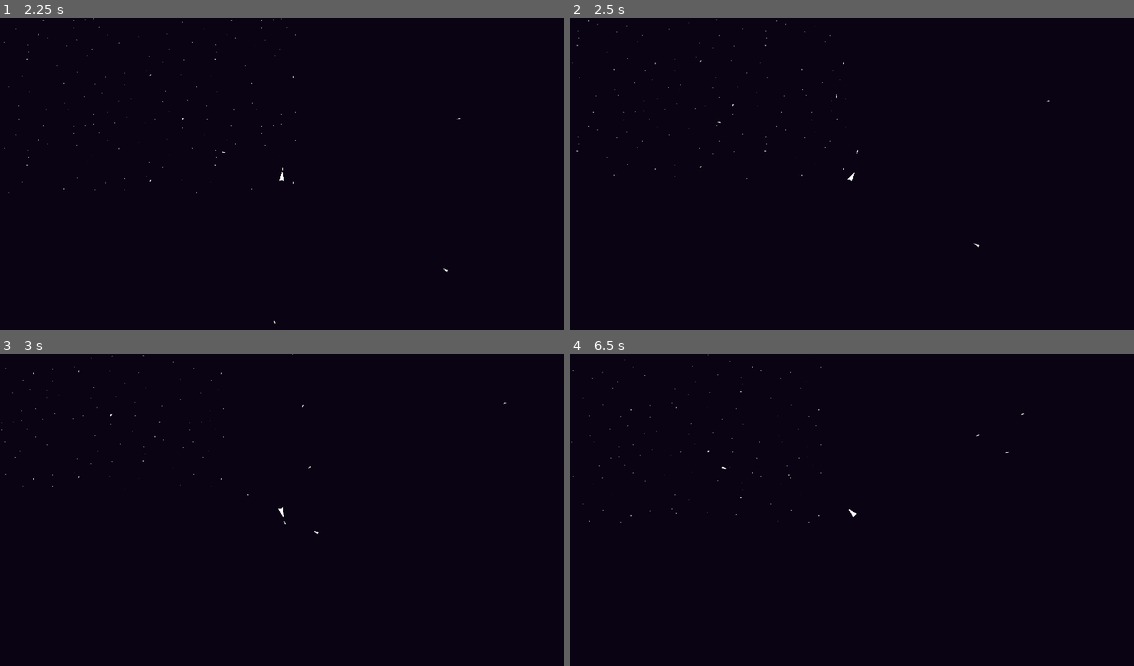
Above: before the commit, frames 1-4 (two rows, left to right).
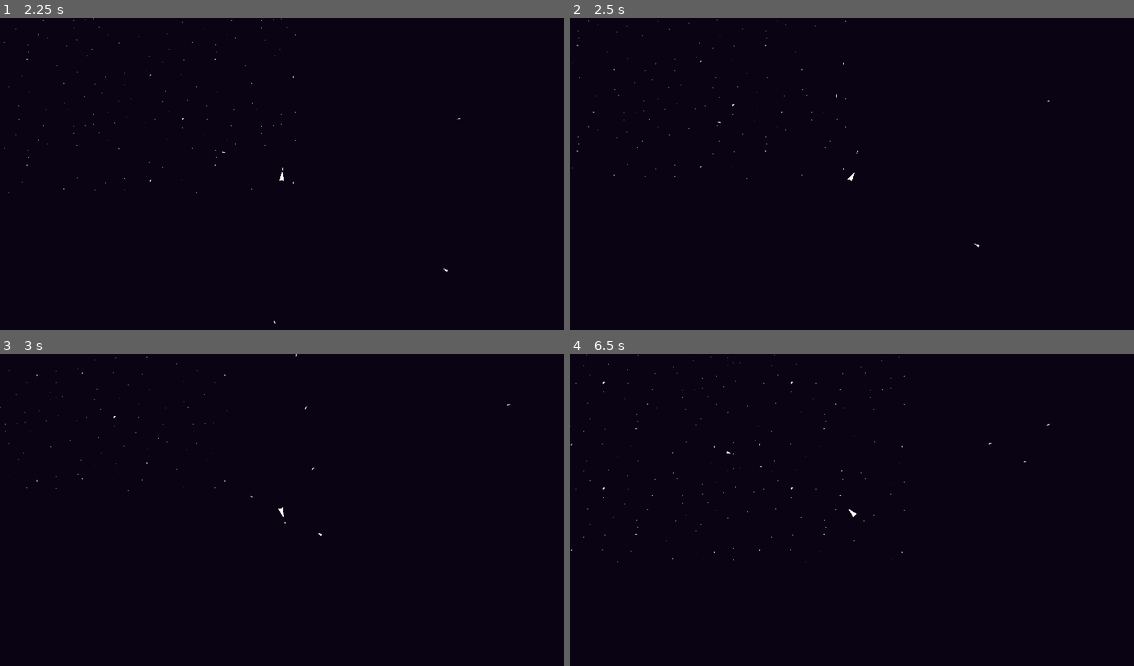
Above: after the commit, the same moments.

Repository: BloopHD/IntoTheVoid
Game: Godot game, scene res://scenes/world/world.tscn
Same seed, same stepped clock (60 frames per second), same inputs: the game is played once before the commit and once after it.
Inputs (mouse positions are in pixels of both pictures, inside the frame that each line leads up to):
- Up to frame 1 (2.25 s): tap Enter at 0.5 s; move the mouse to (406, 161) at 0.52 s; hold D (right) 0.53-1.28 s; hold Right mouse button (secondary action) 0.53-1.28 s; click (406, 161) at 0.67 s; move the mouse to (169, 192) at 1.27 s; hold S (backward) 1.28-2.03 s; tap Space (fire_laser) at 1.35 s; right-click (169, 192) at 1.55 s; move the mouse to (338, 105) at 2.02 s; press the mouse at (338, 105) at 2.03 s; hold D (right) from 2.03 s (still down)
- Up to frame 2 (2.5 s): keep holding D (right); right-click (908, 105) at 2.3 s
- Up to frame 3 (3 s): move the mouse to (253, 575) at 2.77 s; release D (right) at 2.78 s; release the mouse at (253, 575) at 2.78 s; hold W (forward) from 2.78 s (still down); right-click (253, 575) at 2.85 s; click (253, 575) at 2.92 s
- Up to frame 4 (6.5 s): move the mouse to (1021, 559) at 3.52 s; release W (forward) at 3.53 s; hold Right mouse button (secondary action) 3.53-4.28 s; hold A (left) 3.53-5.03 s; move the mouse to (682, 466) at 4.27 s; tap Space (fire_laser) at 4.35 s; right-click (682, 466) at 4.55 s; move the mouse to (880, 513) at 5.02 s; press the mouse at (880, 513) at 5.03 s; hold S (backward) 5.03-5.78 s; right-click (880, 513) at 5.3 s; move the mouse to (767, 432) at 5.77 s; release the mouse at (767, 432) at 5.78 s; hold D (right) from 5.78 s (still down); right-click (767, 432) at 5.85 s

Frame 1 is identical in both runs. In frame 2, less than 0.1% of the frame differs, in the area x 0-85%, y 0-74%; in frame 3, 0.1%; in frame 4, 0.2%, in the area x 0-86%, y 0-67%.

Commit message:
Movement Update
Still updating new movement function.

Player movement now moves directionally from the view. (Up moves player up in world view). Vs the old way (Up move the player forward, which ever direction they faced).

Player will only gain a percentage (0.65 as of now) of thrust if moving in any other direction than forward.

TO-DO:
When moving forward and switching to moving another direction, the new velocity and is scaled down from the max forward velocity, is still added even when less than the current velocity. This causes the player to slow suddenly (Currently from %100, to %65, ie the 0.65 multiplier) Let the player's velocity drop before applying the slower one.

Diff:
--- a/scenes/player/player.gd
+++ b/scenes/player/player.gd
@@ -5,7 +5,7 @@
 @export var max_speed: int = 500
 @export var rotation_speed: int = 250
 @export var reverse_speed_multiplier: float = 0.75
-@export var strafe_speed_multiplier: float = 0.5
+@export var strafe_speed_multiplier: float = 0.65
 @export var accel: int = 500
 @export var friction: int = 100
 
@@ -45,8 +45,8 @@
 		$LaserTimer.start()
 
 	elif Input.is_action_pressed("secondary action"):
-
-		print("boom")
+		pass
+		#print("boom")
 
 
 func get_thrust() -> float:
@@ -62,24 +62,39 @@
 
 func get_movement() -> Vector2:
 
-	return Input.get_vector("left", "right", "backward", "forward")
+	return Input.get_vector("left", "right", "forward", "backward")
 
 
 # View based movment function
 func player_movement(delta) -> void:
 
 	var movement_vector: Vector2 = get_movement()
-	var look_dir: Vector2 = player_rotation()
-
-	movement_vector.y = -movement_vector.y
-
-
+	var look_vector: Vector2 = player_rotation()
+
+	var max_speed_multiplier: float = 1
 
 	if movement_vector > Vector2.ZERO || movement_vector < Vector2.ZERO:
 		var movement_power: Vector2 = (movement_vector * accel * delta)
-		velocity += movement_power.limit_length(max_speed)
+		velocity += movement_power
+
+		var move_to_look_angle = rad_to_deg(movement_vector.angle_to(look_vector))
+		var forward_thrust_angle: float  = 30
+
+		if Input.is_action_pressed("secondary action"):
+			if move_to_look_angle >= forward_thrust_angle || move_to_look_angle <= -forward_thrust_angle:
+				print("nah")
+				max_speed_multiplier = strafe_speed_multiplier
+			else:
+				# Moving forward.
+				print("yas")
+				max_speed_multiplier = 1
+
+		velocity = velocity.limit_length(max_speed * max_speed_multiplier)
+
 	else:
 		deactivate_thrusters(delta)
+
+	#print(velocity)
 
 	move_and_slide()
 
@@ -88,6 +103,8 @@
 
 	var movement_vector: Vector2 = get_movement()
 	var look_dir: Vector2 = player_rotation()
+
+	movement_vector.y = -movement_vector.y
 
 	var thrust: float = movement_vector.y
 	var strafe: float = movement_vector.x
--- a/scenes/player/player.tscn
+++ b/scenes/player/player.tscn
@@ -13,6 +13,10 @@
 motion_mode = 1
 script = ExtResource("1_pf1yp")
 max_speed = 1000
+rotation_speed = null
+reverse_speed_multiplier = null
+strafe_speed_multiplier = null
+accel = null
 friction = 250
 
 [node name="CollisionShape2D" type="CollisionShape2D" parent="."]
--- a/scenes/world/world.tscn
+++ b/scenes/world/world.tscn
@@ -12,10 +12,6 @@
 
 [node name="Player" parent="." instance=ExtResource("1_e5wuh")]
 position = Vector2(640, 380)
-rotation_speed = 250
-reverse_speed_multiplier = 0.75
-strafe_speed_multiplier = 0.5
-accel = 500
 
 [node name="Camera2D" type="Camera2D" parent="Player"]
 zoom = Vector2(0.5, 0.5)
